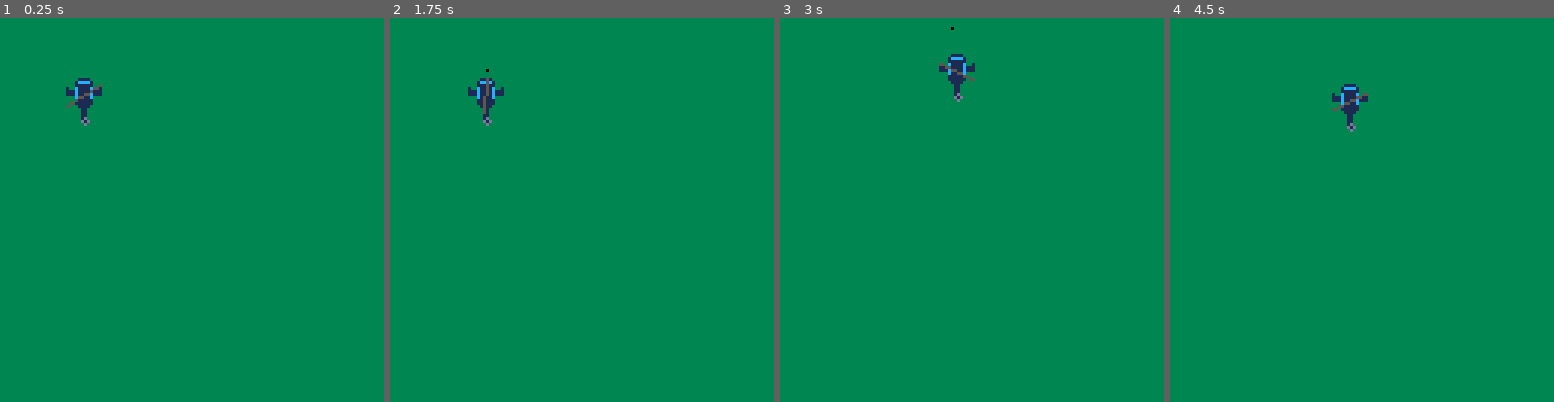
Above: before the commit, frames 1-4 (left to right).
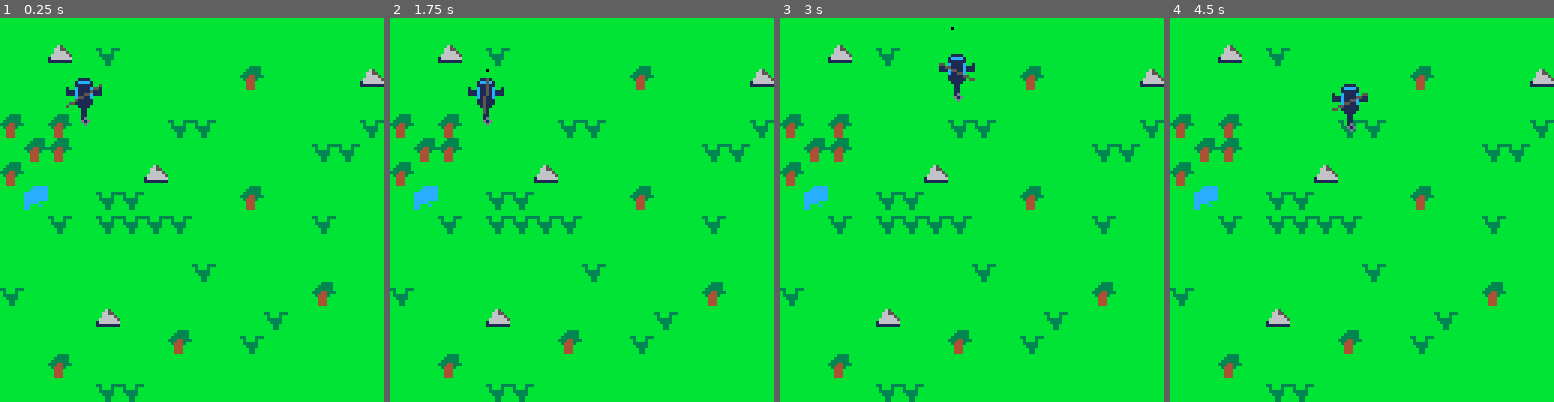
Above: after the commit, the same moments.

Repository: zeenix/pico-8
Game: PICO-8 cartridge airwolf.p8
Two runs of this game, one before a commit and one after it. Both use one fixed random seed, a clock stepped at 60 frames per second and the inputs below.
Inputs:
- Up to frame 1 (0.25 s): no input
- Up to frame 2 (1.75 s): tap X (X key) at 0.33, 1.07 s; tap O (Z key) at 0.7, 1.7 s; hold Right from 1.6 s (still down)
- Up to frame 3 (3 s): tap X (X key) at 1.85, 2.97 s; release Right at 2.1 s; tap O (Z key) at 2.1, 2.5, 2.9 s; hold Up 2.15-2.42 s; hold Right from 2.47 s (still down)
- Up to frame 4 (4.5 s): release Right at 3.03 s; hold Left 3.08-3.58 s; tap O (Z key) at 3.3, 3.7, 4.1 s; hold Down 3.63-3.97 s; hold Right from 4.02 s (still down); tap X (X key) at 4.08 s

The runs differ from the first frame. In frame 1, 96% of the frame differs, in the area x 0-100%, y 0-100%; in frame 2, 96%; in frame 3, 96%; in frame 4, 96%.

Commit message:
Add a map

Diff:
--- a/airwolf.lua
+++ b/airwolf.lua
@@ -9,6 +9,6 @@
 end
 
 function _draw()
-    cls(3)
+    map(0, 0, 0, 0, 16, 16)
     airwolf:draw()
 end
--- a/airwolf.p8
+++ b/airwolf.p8
@@ -9,14 +9,14 @@
 #include airwolf.lua
 
 __gfx__
-00000011110000000000000000000000000000000000000000000000000000000000000000000000000000000000000000000000000000000000000000000000
-000001cccc1000000000000000000000000000000000000000000000000000000000000000000000000000000000000000000000000000000000000000000000
-00000111111000000000000000000000000000000000000000000000000000000000000000000000000000000000000000000000000000000000000000000000
-00100c1111c001000000000000000000000000000000000000000000000000000000000000000000000000000000000000000000000000000000000000000000
-00111c1111c111000000000000000000000000000000000000000000000000000000000000000000000000000000000000000000000000000000000000000000
-00111c1111c111000000000000000000000000000000000000000000000000000000000000000000000000000000000000000000000000000000000000000000
-00000c1111c000000000000000000000000000000000000000000000000000000000000000000000000000000000000000000000000000000000000000000000
-00000111111000000000000000000000000000000000000000000000000000000000000000000000000000000000000000000000000000000000000000000000
+00000011110000000000000000000000000000000000000000000000bbbbbbbbbbbbbbbbbbb3333bbbbcccccbbbbbbbb00000000000000000000000000000000
+000001cccc1000000000000000000000000000000000000000000000bbb65bbbbbbbbbbbbb33333bbbccccccbbbbbbbb00000000000000000000000000000000
+00000111111000000000000000000000000000000000000000000000bb6655bbbbbbbbbbb333333bcccccccc33bbb33300000000000000000000000000000000
+00100c1111c001000000000000000000000000000000000000000000bb66665bbbbbbbbb33344333ccccccccb3bbb3bb00000000000000000000000000000000
+00111c1111c111000000000000000000000000000000000000000000b6666665bbbbbbbbb34443bbccccccccb33333bb00000000000000000000000000000000
+00111c1111c11100000000000000000000000000000000000000000016666666bbbbbbbbbb444bbbcccccbbbbb3333bb00000000000000000000000000000000
+00000c1111c00000000000000000000000000000000000000000000011111111bbbbbbbbbb444bbbccbbbcbbbbb33bbb00000000000000000000000000000000
+00000111111000000000000000000000000000000000000000000000bbbbbbbbbbbbbbbbbb444bbbccbbbbbbbbb33bbb00000000000000000000000000000000
 00000111111000000000000000000000000000000000000000000000000000000000000000000000000000000000000000000000000000000000000000000000
 00000011110000000000000000000000000000000000000000000000000000000000000000000000000000000000000000000000000000000000000000000000
 00000001100000000000000000000000000000000000000000000000000000000000000000000000000000000000000000000000000000000000000000000000
@@ -24,6 +24,24 @@
 00000001100000000000000000000000000000000000000000000000000000000000000000000000000000000000000000000000000000000000000000000000
 00000001100000000000000000000000000000000000000000000000000000000000000000000000000000000000000000000000000000000000000000000000
 00000001100000000000000000000000000000000000000000000000000000000000000000000000000000000000000000000000000000000000000000000000
+__map__
+0808080808080808080808080808080808000000000000000000000000000000000000000000000000000000000000000000000000000000000000000000000000000000000000000000000000000000000000000000000000000000000000000000000000000000000000000000000000000000000000000000000000000000
+080807080b080808080808080808080808000000000000000000000000000000000000000000000000000000000000000000000000000000000000000000000000000000000000000000000000000000000000000000000000000000000000000000000000000000000000000000000000000000000000000000000000000000
+0808080808080808080809080808080708000000000000000000000000000000000000000000000000000000000000000000000000000000000000000000000000000000000000000000000000000000000000000000000000000000000000000000000000000000000000000000000000000000000000000000000000000000
+0808080808080808080808080808080808000000000000000000000000000000000000000000000000000000000000000000000000000000000000000000000000000000000000000000000000000000000000000000000000000000000000000000000000000000000000000000000000000000000000000000000000000000
+090809080808080b0b0808080808080b08000000000000000000000000000000000000000000000000000000000000000000000000000000000000000000000000000000000000000000000000000000000000000000000000000000000000000000000000000000000000000000000000000000000000000000000000000000
+080909080808080808080808080b0b0808000000000000000000000000000000000000000000000000000000000000000000000000000000000000000000000000000000000000000000000000000000000000000000000000000000000000000000000000000000000000000000000000000000000000000000000000000000
+0908080808080708080808080808080808000000000000000000000000000000000000000000000000000000000000000000000000000000000000000000000000000000000000000000000000000000000000000000000000000000000000000000000000000000000000000000000000000000000000000000000000000000
+080a08080b0b0808080809080808080808000000000000000000000000000000000000000000000000000000000000000000000000000000000000000000000000000000000000000000000000000000000000000000000000000000000000000000000000000000000000000000000000000000000000000000000000000000
+08080b080b0b0b0b08080808080b08080a000000000000000000000000000000000000000000000000000000000000000000000000000000000000000000000000000000000000000000000000000000000000000000000000000000000000000000000000000000000000000000000000000000000000000000000000000000
+0808080808080808080808080808080808000000000000000000000000000000000000000000000000000000000000000000000000000000000000000000000000000000000000000000000000000000000000000000000000000000000000000000000000000000000000000000000000000000000000000000000000000000
+08080808080808080b0808080808080808000000000000000000000000000000000000000000000000000000000000000000000000000000000000000000000000000000000000000000000000000000000000000000000000000000000000000000000000000000000000000000000000000000000000000000000000000000
+0b08080808080808080808080809080808000000000000000000000000000000000000000000000000000000000000000000000000000000000000000000000000000000000000000000000000000000000000000000000000000000000000000000000000000000000000000000000000000000000000000000000000000000
+08080808070808080808080b0808080808000000000000000000000000000000000000000000000000000000000000000000000000000000000000000000000000000000000000000000000000000000000000000000000000000000000000000000000000000000000000000000000000000000000000000000000000000000
+080808080808080908080b080808080808000000000000000000000000000000000000000000000000000000000000000000000000000000000000000000000000000000000000000000000000000000000000000000000000000000000000000000000000000000000000000000000000000000000000000000000000000000
+080809080808080808080808080808080b000000000000000000000000000000000000000000000000000000000000000000000000000000000000000000000000000000000000000000000000000000000000000000000000000000000000000000000000000000000000000000000000000000000000000000000000000000
+080808080b0b0808080808080808080808000000000000000000000000000000000000000000000000000000000000000000000000000000000000000000000000000000000000000000000000000000000000000000000000000000000000000000000000000000000000000000000000000000000000000000000000000000
+0808080b0b0b0b080808080a0808080808000000000000000000000000000000000000000000000000000000000000000000000000000000000000000000000000000000000000000000000000000000000000000000000000000000000000000000000000000000000000000000000000000000000000000000000000000000
 
 
 
